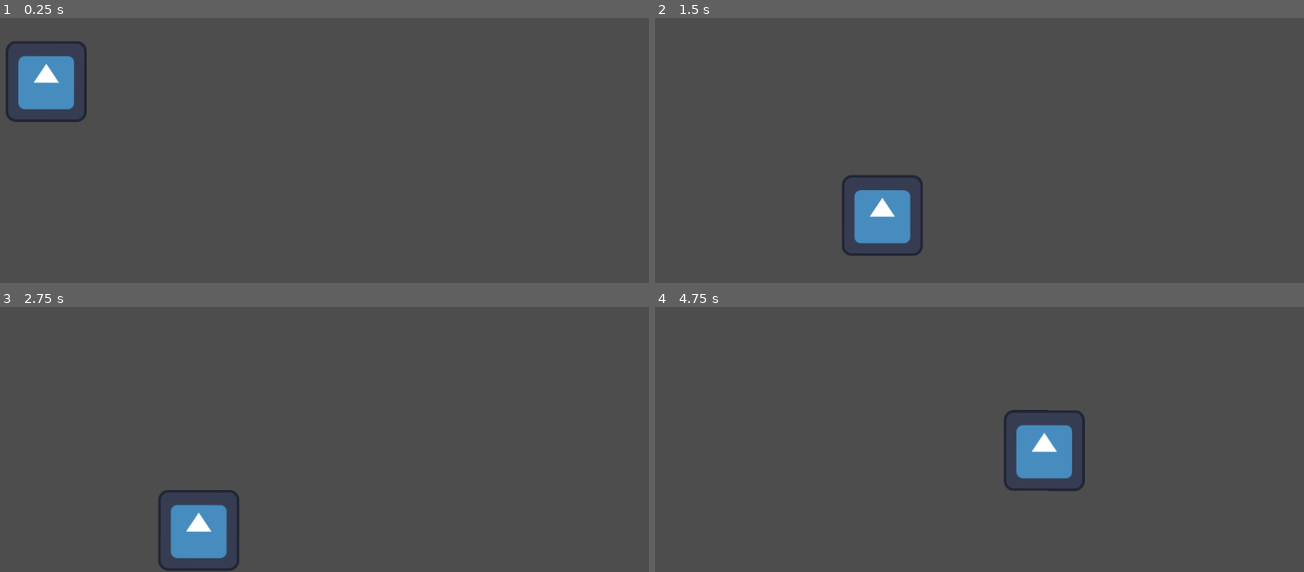
Above: before the commit, frames 1-4 (two rows, left to right).
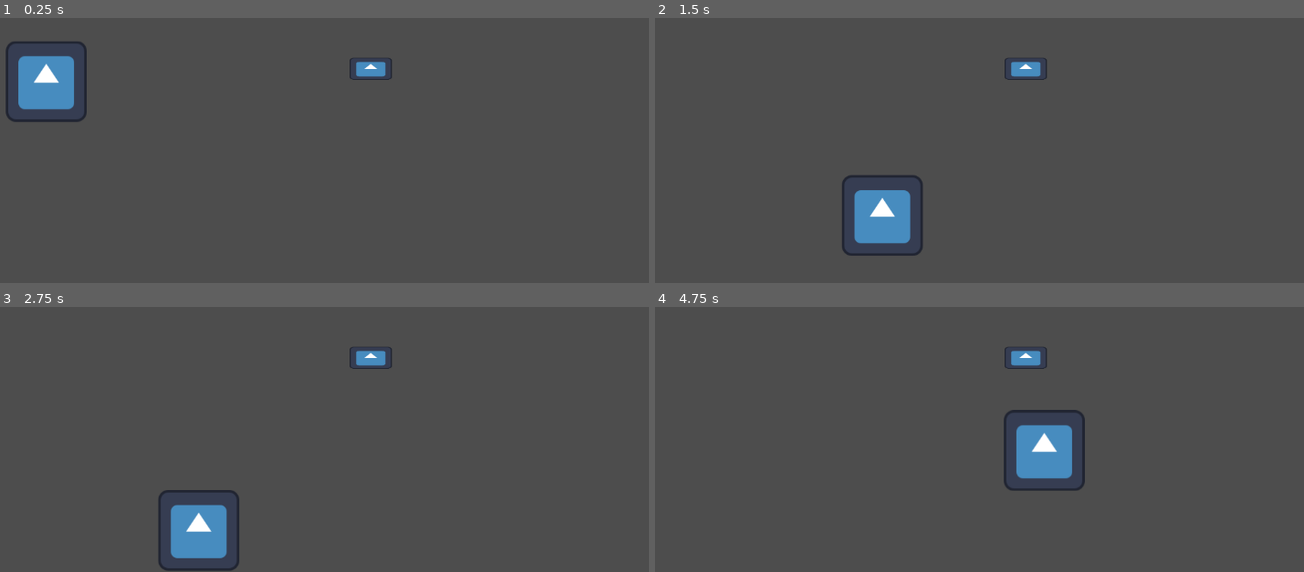
Above: after the commit, the same moments.

Repository: gameruli28-dev/proyecto-pajaro
Game: Godot game, scene res://node_2d.tscn
Two runs of this game, one before a commit and one after it. Both use one fixed random seed, a clock stepped at 60 frames per second and the inputs below. The engine's default icon, where the game draws it, is replaced by a stand-in: a white triangle on a blue panel in a dark square.
Inputs:
- Up to frame 1 (0.25 s): no input
- Up to frame 2 (1.5 s): hold D (mover_derecha) from 0.53 s (still down); tap W (mover_arriba) at 0.77 s
- Up to frame 3 (2.75 s): tap W (mover_arriba) at 1.52 s; release D (mover_derecha) at 2.03 s; hold A (mover_izquierda) from 2.03 s (still down)
- Up to frame 4 (4.75 s): release A (mover_izquierda) at 2.78 s; hold D (mover_derecha) 2.78-4.28 s; tap W (mover_arriba) at 3.02, 3.77, 4.52 s; hold A (mover_izquierda) from 4.28 s (still down)

The runs differ from the first frame. In frame 1, 0.3% of the frame differs, in the area x 53-61%, y 15-24%; in frame 2, 0.3%; in frame 3, 0.3%; in frame 4, 0.4%, in the area x 53-65%, y 15-40%.

Commit message:
detecto algo
sí

Diff:
--- /dev/null
+++ b/bala.gd
@@ -0,0 +1,7 @@
+extends CharacterBody2D
+
+
+const SPEED = 300.0
+
+func _on_area_2d_body_entered():
+	print("echo")
--- a/character_body_2d_2.gd
+++ b/character_body_2d_2.gd
@@ -9,11 +9,14 @@
 
 func _physics_process(delta: float) -> void:
 	#vertical
+	if is_on_floor() == true:
+		velocity.x -= velocity.x * 0.03
 
 	if Input.is_action_just_pressed("mover_arriba"):
 		velocity.y = JUMP_VELOCITY
 	elif is_on_floor() == false:
 		velocity += get_gravity() * delta
+
 	else:
 		velocity.y = 0
 	# Get the input direction and handle the movement/deceleration.
@@ -30,3 +33,8 @@
 
 
 	move_and_slide()
+
+
+func _on_area_2d_body_entered(body: Node2D) -> void:
+	print("tung tung tung saur")
+	pass # Replace with function body.
--- a/node_2d.tscn
+++ b/node_2d.tscn
@@ -1,7 +1,9 @@
-[gd_scene load_steps=6 format=3 uid="uid://dcojsel3ku6rj"]
+[gd_scene load_steps=9 format=3 uid="uid://dcojsel3ku6rj"]
 
 [ext_resource type="Texture2D" uid="uid://drgwdwhfpb7xe" path="res://icon.svg" id="1_0e48y"]
 [ext_resource type="Script" uid="uid://tinv1ke54cin" path="res://character_body_2d_2.gd" id="1_epypp"]
+[ext_resource type="Script" uid="uid://bd1siin2xnete" path="res://bala.gd" id="3_epypp"]
+[ext_resource type="Script" uid="uid://j4bmsmjnmwy8" path="res://area_2d.gd" id="4_0hol4"]
 
 [sub_resource type="PhysicsMaterial" id="PhysicsMaterial_0e48y"]
 
@@ -10,6 +12,9 @@
 
 [sub_resource type="RectangleShape2D" id="RectangleShape2D_0e48y"]
 size = Vector2(120, 120)
+
+[sub_resource type="RectangleShape2D" id="RectangleShape2D_0hol4"]
+size = Vector2(49, 20)
 
 [node name="Node2D" type="Node2D"]
 
@@ -28,9 +33,21 @@
 shape = SubResource("RectangleShape2D_0e48y")
 
 [node name="Icon" type="Sprite2D" parent="CharacterBody2D2"]
-rotation = 0.0016898517
 texture = ExtResource("1_0e48y")
 
-[node name="CollisionPolygon2D" type="CollisionPolygon2D" parent="."]
-visible = false
-polygon = PackedVector2Array(169, 372, 877, 383, 887, 492, 169, 489)
+[node name="bala" type="CharacterBody2D" parent="."]
+script = ExtResource("3_epypp")
+
+[node name="Area2D" type="Area2D" parent="bala"]
+script = ExtResource("4_0hol4")
+
+[node name="CollisionShape2D" type="CollisionShape2D" parent="bala/Area2D"]
+position = Vector2(710.5, 308)
+shape = SubResource("RectangleShape2D_0hol4")
+
+[node name="Icon" type="Sprite2D" parent="bala/Area2D"]
+position = Vector2(712.5, 308.5)
+scale = Vector2(0.5234376, 0.27343756)
+texture = ExtResource("1_0e48y")
+
+[connection signal="body_entered" from="bala/Area2D" to="CharacterBody2D2" method="_on_area_2d_body_entered"]
Not shown, added: bala.gd.uid
